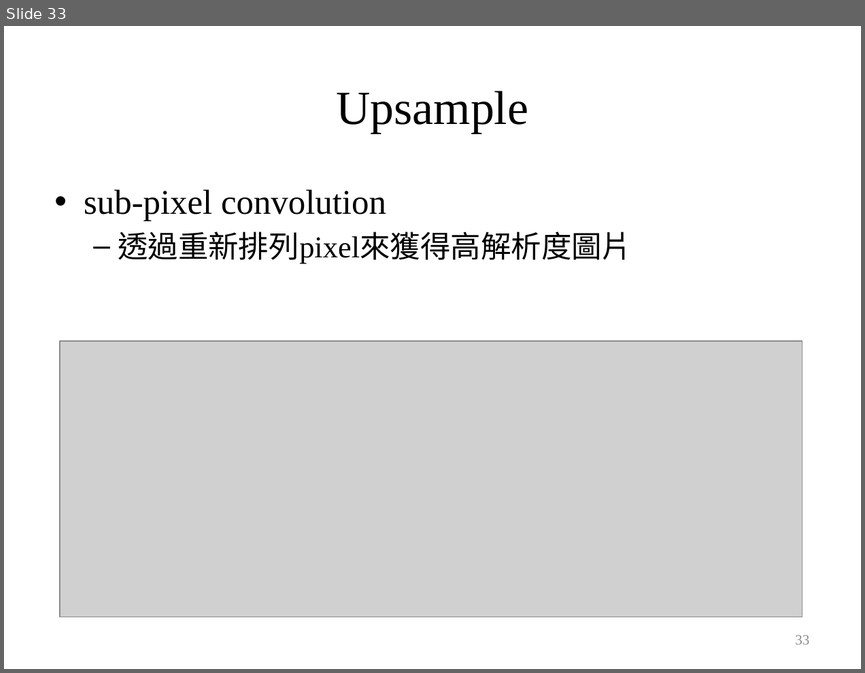
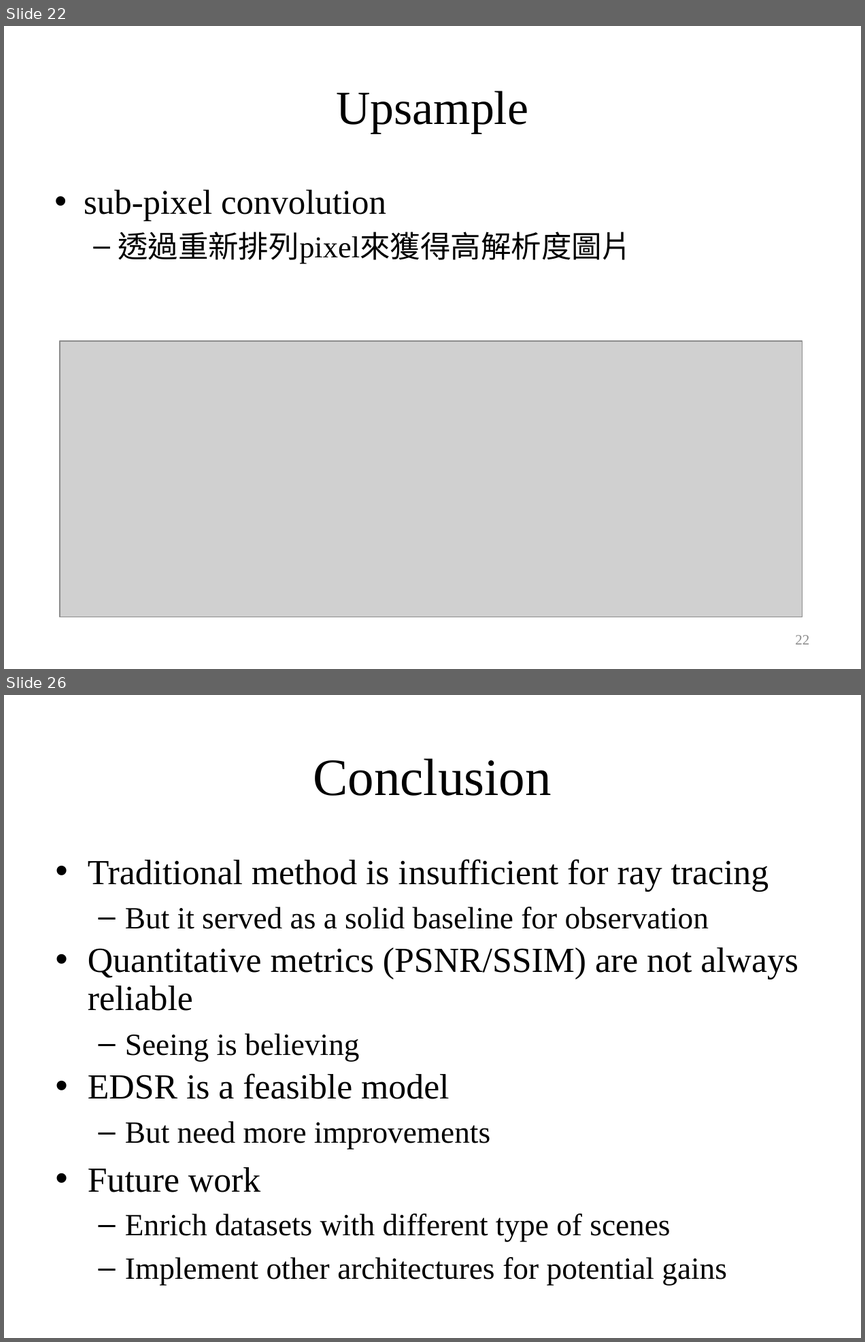
Before and after one commit to ttcpsntpc/Neumerical-Analysis, a slide deck: Lagrange interpolation/專題/專題決賽報告檔.pptx. Shown one above the other, each under a label of ours: slide 33 before the commit, slides 22 and 26 after it; the slides between them are not shown. The pictures are 865x673 and 865x1342 pixels, drawn with LibreOffice and Linux fonts; fonts in the diff are those of the drawing; grey boxes stand for pictures. Boxes give left, top, right and bottom in pixels: in the first picture for what was removed or moved away, otherwise in the second. Text is boxed around its words. In the diff, an @@ line names an element or a change of style, - is before the commit and + after.

```diff
--- a/Lagrange interpolation/專題/專題決賽報告檔.pptx
+++ b/Lagrange interpolation/專題/專題決賽報告檔.pptx
@@ slide 26 added at bbox=[4, 695, 861, 1338], background #FFFFFF @@
@@ title added at bbox=[313, 758, 551, 796], 44 pt, text #000000 @@
+Conclusion
@@ text added at bbox=[88, 859, 798, 1285], 25.9 pt, text #000000 @@
+• Traditional method is insufficient for ray tracing
+  – But it served as a solid baseline for observation
+• Quantitative metrics (PSNR/SSIM) are not always reliable
+  – Seeing is believing
+• EDSR is a feasible model
+  – But need more improvements
+• Future work
+  – Enrich datasets with different type of scenes
+  – Implement other architectures for potential gains
@@ what was slide 33 is now slide 22 @@
@@ page number at bbox=[795, 635, 809, 644]: text changed @@
-33
+22
```
Also in this commit, not shown: 11 slides changed, 5 other slides added, 19 slides removed.
